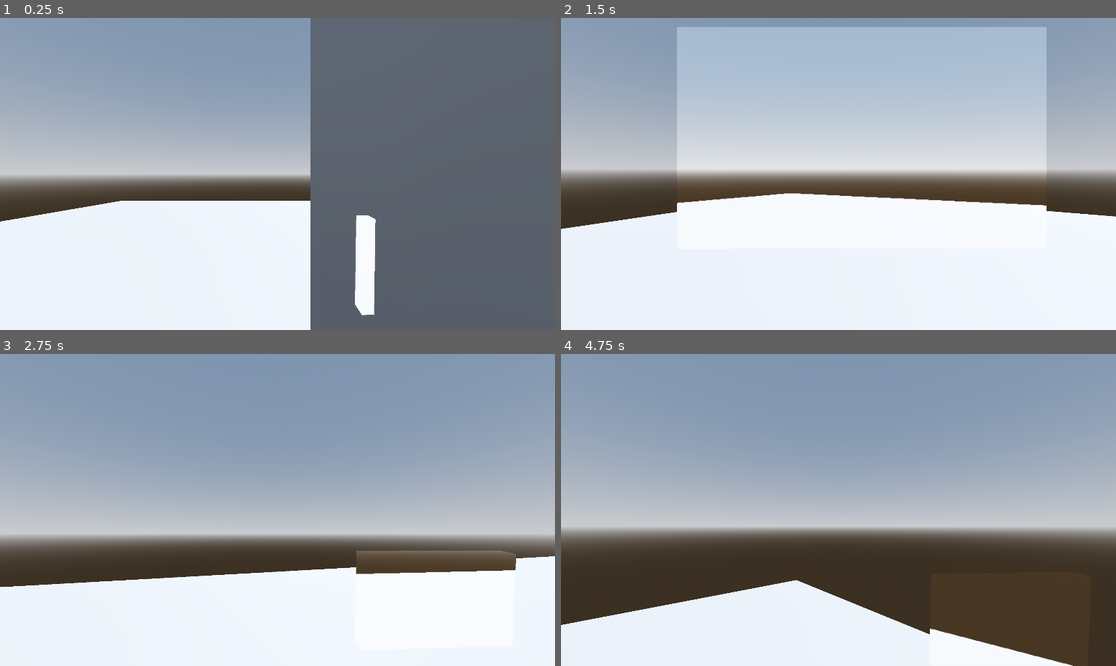
Above: before the commit, frames 1-4 (two rows, left to right).
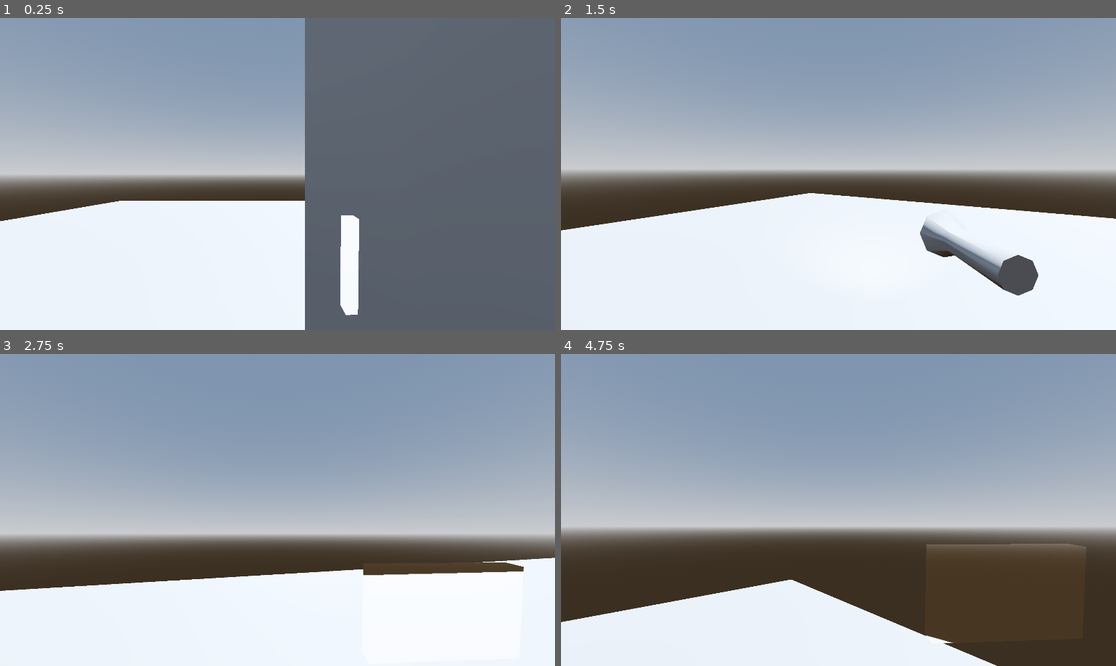
Above: after the commit, the same moments.

Repository: Project-Shipwrecking/Cave-Runner
Game: Godot game, scene res://Scenes/world.tscn
The game is run twice, just before and just after one commit, with the same random seed, the same clock (stepped at 60 frames per second) and the same inputs.
Inputs (mouse positions are in pixels of both pictures, inside the frame that each line leads up to):
- Up to frame 1 (0.25 s): no input
- Up to frame 2 (1.5 s): tap Enter at 0.5 s; move the mouse to (866, 174) at 0.52 s; hold F (flashlight) 0.53-1.28 s; hold W (forward) from 0.53 s (still down); tap Space (jump) at 0.77 s; click (866, 174) at 0.8 s; move the mouse to (810, 174) at 1.27 s; click (810, 174) at 1.35 s
- Up to frame 3 (2.75 s): keep holding W (forward); tap Space (jump) at 1.52 s; tap C (camera, bound only after the commit) at 1.55 s; move the mouse to (288, 503) at 2.02 s; hold C (camera, bound only after the commit) from 2.03 s (still down); tap 2 at 2.3 s
- Up to frame 4 (4.75 s): keep holding W (forward); move the mouse to (832, 516) at 2.77 s; release C (camera, bound only after the commit) at 2.78 s; tap 2 at 2.85 s; tap Space (jump) at 3.02, 3.77, 4.52 s; tap 3 at 3.05 s; move the mouse to (877, 513) at 3.52 s; hold 3 3.53-4.28 s; tap 4 at 3.8, 4.35 s; move the mouse to (794, 506) at 4.27 s; tap 1 at 4.55 s

The runs differ from the first frame. In frame 1, 2.8% of the frame differs, in the area x 0-68%, y 0-100%; in frame 2, 35%, in the area x 0-100%, y 2-90%; in frame 3, 1.5%; in frame 4, 2.0%.

Commit message:
Added flash to camera

Diff:
--- a/Scenes/player.tscn
+++ b/Scenes/player.tscn
@@ -1,7 +1,7 @@
 [gd_scene load_steps=10 format=3 uid="uid://c3ftr23kgwuii"]
 
 [ext_resource type="Script" uid="uid://cmkjutgy367gg" path="res://Scripts/player.gd" id="1_v0iea"]
-[ext_resource type="Script" uid="uid://4p6evgv7qwq6" path="res://Scripts/flashlight.gd" id="2_cvnsp"]
+[ext_resource type="Script" uid="uid://cibeypc3wu5rh" path="res://Scripts/head.gd" id="2_3smsa"]
 [ext_resource type="Script" uid="uid://cx0f6isccgvgm" path="res://Scripts/camera.gd" id="2_x3wgy"]
 [ext_resource type="Script" uid="uid://bgn4tk8nvqbhl" path="res://Scripts/in_game_cam.gd" id="3_6t5aa"]
 [ext_resource type="Material" uid="uid://bhqwsr4mlpvbm" path="res://Materials/shaderMaterial.tres" id="3_vgqql"]
@@ -30,6 +30,14 @@
 
 [node name="Head" type="Node3D" parent="."]
 transform = Transform3D(1, 0, 0, 0, 1, 0, 0, 0, 1, 0, 0.5, 0)
+script = ExtResource("2_3smsa")
+
+[node name="Camera" type="Camera3D" parent="Head"]
+current = true
+script = ExtResource("2_x3wgy")
+
+[node name="ShakeTimer" type="Timer" parent="Head/Camera"]
+one_shot = true
 
 [node name="InGameCam" type="MeshInstance3D" parent="Head"]
 transform = Transform3D(1, 0, 0, 0, 1, 0, 0, 0, 1, 0.511, -0.288, -0.666)
@@ -45,12 +53,18 @@
 
 [node name="CamPos" type="Marker3D" parent="Head/InGameCam"]
 
-[node name="CSGBox3D" type="CSGBox3D" parent="Head"]
+[node name="SpotLight3D" type="SpotLight3D" parent="Head/InGameCam"]
+transform = Transform3D(1, 0, 0, 0, 1, 0, 0, 0, 1, 0, 0, -0.0929347)
+light_energy = 1.5
+spot_range = 100.0
+spot_attenuation = -0.5
+spot_angle = 70.0
+
+[node name="FlashlightModel" type="CSGCombiner3D" parent="Head"]
 transform = Transform3D(1, 0, 0, 0, 1, 0, 0, 0, 1, 0.455, -0.215, -0.646)
 visible = false
-size = Vector3(0.334961, 0.329102, 0.339844)
 
-[node name="Flashlight" type="SpotLight3D" parent="Head/CSGBox3D"]
+[node name="Flashlight" type="SpotLight3D" parent="Head/FlashlightModel"]
 transform = Transform3D(1, 0, 0, 0, 1, 0, 0, 0, 1, 0, 0, -0.252062)
 light_color = Color(0.842511, 0.824904, 0.750233, 1)
 light_energy = 10.0
@@ -59,7 +73,17 @@
 spot_attenuation = 2.0
 spot_angle = 40.0
 spot_angle_attenuation = 3.0
-script = ExtResource("2_cvnsp")
+
+[node name="CSGCylinder3D" type="CSGCylinder3D" parent="Head/FlashlightModel"]
+transform = Transform3D(1, 0, 0, 0, -4.37114e-08, -1, 0, 1, -4.37114e-08, 0, 0, 0)
+radius = 0.05
+height = 0.3
+
+[node name="CSGCylinder3D2" type="CSGCylinder3D" parent="Head/FlashlightModel"]
+transform = Transform3D(1, 0, 0, 0, -4.37114e-08, -1, 0, 1, -4.37114e-08, 0, 0, -0.1)
+radius = 0.1
+height = 0.2
+cone = true
 
 [node name="LookAt" type="Marker3D" parent="Head"]
 transform = Transform3D(1, 0, 0, 0, 1, 0, 0, 0, 1, 0, 0, -10)
@@ -67,7 +91,3 @@
 [node name="IGCPlace" type="Marker3D" parent="Head"]
 transform = Transform3D(1, 0, 0, 0, 1, 0, 0, 0, 1, 0, 0, -1.00236)
 script = ExtResource("5_fkybt")
-
-[node name="Camera" type="Camera3D" parent="Head"]
-current = true
-script = ExtResource("2_x3wgy")
--- a/Scripts/camera.gd
+++ b/Scripts/camera.gd
@@ -3,73 +3,40 @@
 
 @onready var igcam := $"../InGameCam" as MeshInstance3D
 
-@export var throw_strength: float = 3.0
+@export var throw_strength: float = 5.0
 @export var return_speed: float = 5.0
 @export var elasticity: float = 1000.0
 
 
 var velocity := Vector2.ZERO
 var offset := Vector2.ZERO
+@onready var shake_timer := $ShakeTimer as Timer
 
 
+func _ready():
+	Global.taking_photo.connect(throw_camera)
+	#Global.cam_reached_marker.connect(throw_camera)
 
 func _process(delta):
 	if Input.is_key_pressed(KEY_1):
 		#_camera_shake(1, 3)
-		throw_camera()
+		throw_camera(true)
 	# spring-like motion back to center
+	if shake_timer.is_stopped(): return
 	var force = -offset * elasticity
 	velocity += force * delta
-	velocity *= 0.9  # damping
+	velocity *= 0.85  # damping
 	offset += velocity * delta
 	self.position = Vector3(offset.x, offset.y, 0)
 
 
-func throw_camera():
+func throw_camera(val:bool):
+	if val == false: return
+	await get_tree().create_timer(0.3)
+	shake_timer.start(2)
 	var random_dir = Vector2(randf() * 2 - 1, randf() * 2 - 1).normalized()
 	velocity += random_dir * throw_strength
 	await get_tree().create_timer(0.1)
-	random_dir = Vector2(randf() * 2 - 1, randf() * 2 - 1).normalized()
+	#random_dir = Vector2(randf() * 2 - 1, randf() * 2 - 1).normalized()
+	random_dir = Vector2(random_dir.y, random_dir.x)
 	velocity += random_dir * throw_strength/3
-
-#func _process(delta: float) -> void:
-	## test input
-		#_CameraShake3D._custom_shake(3, 0.05)
-#
-	#elif Input.is_key_pressed(KEY_2):
-		#_CameraShake3D._custom_shake(2, 0.1)
-#
-	#elif Input.is_key_pressed(KEY_3):
-		#_CameraShake3D._custom_shake(1, 0.25)
-		#
-	#elif Input.is_key_pressed(KEY_4):
-		#_CameraShake3D._custom_shake(0.5, 0.5)
-
-
-
-var initial_transform
-var tween
-func _camera_shake(time:float, strength:float):
-	initial_transform = self.position
-
-	tween = get_tree().create_tween()
-	var offset := Vector3(randf_range(-strength, strength), randf_range(-strength, strength), 0.0)
-	var offset2 := Vector3(randf_range(-strength/2, strength/2), randf_range(-strength/2, strength/2), 0.0)
-	tween.set_ease(Tween.EASE_OUT)
-	#tween.set_process_mode()
-	tween.set_loops(1)
-	tween.set_trans(Tween.TRANS_ELASTIC)
-	tween.set_parallel(true)
-	tween.tween_callback(_reset_pos)
-	tween.tween_property(self, "position", offset, time)
-	tween.tween_property(self, "position", Vector3(offset.y, offset.y, 0), time)
-
-	#tween.tween_callback(_reset_pos)
-
-func _reset_pos():
-	tween.stop()
-	tween.set_ease(Tween.EASE_IN_OUT)
-	tween.set_trans(Tween.TRANS_ELASTIC)
-	tween.set_parallel(false)
-	tween.tween_property(self, "position", initial_transform, 1)
-	self.position = initial_transform
--- a/Scripts/flashlight.gd
+++ /dev/null
@@ -1,5 +0,0 @@
-extends SpotLight3D
-
-func _unhandled_input(event: InputEvent) -> void:
-	if event.is_action_pressed("flashlight"):
-		visible = !visible
--- /dev/null
+++ b/Scripts/global.gd
@@ -0,0 +1,5 @@
+extends Node
+
+
+signal taking_photo(val:bool)
+signal cam_reached_marker()
--- /dev/null
+++ b/Scripts/head.gd
@@ -0,0 +1,17 @@
+extends Node3D
+
+@onready var flashlight := $FlashlightModel as CSGCombiner3D
+@onready var igcam := $InGameCam as InGameCam
+
+
+
+#TODO Get animations
+func _unhandled_input(event: InputEvent) -> void:
+	if event.is_action_pressed("flashlight"):
+		if flashlight.visible == false:
+			igcam.visible = false
+			flashlight.visible = true
+	elif event.is_action_pressed("camera"):
+		if igcam.visible == false:
+			flashlight.visible = false
+			igcam.visible = true
--- a/Scripts/in_game_cam.gd
+++ b/Scripts/in_game_cam.gd
@@ -4,6 +4,8 @@
 @onready var marker := $CamPos as Marker3D
 @onready var look_marker := $"../LookAt" as Marker3D
 @onready var portal_shader: Shader = preload("res://Shaders/in_game_cam.gdshader")
+@onready var flash := $SpotLight3D as SpotLight3D
+
 var viewport
 var current_state = State.IDLE
 var tween : Tween
@@ -17,46 +19,44 @@
 
 func _ready():
 	_set_portal_material()
+	flash.light_energy = 0
 
 func _set_portal_material():
 	viewport = $SubViewport
-	#viewport.
-	#viewport = SubViewport.new()
-	#viewport.size = get_window().size
-	#viewport.render_target_update_mode = SubViewport.UPDATE_ALWAYS
-	#viewport.render_target_clear_mode = SubViewport.CLEAR_MODE_ONCE
-	#add_child(viewport)
 	var viewport_texture = viewport.get_texture()
-
-	#cam = Camera3D.new()
-	#viewport.add_child(cam)
 
 	var material = ShaderMaterial.new()
 	material.shader = portal_shader
-	#material.set_shader_parameter("albedo", viewport.get_texture())
 	material.set_shader_parameter("albedo", viewport_texture)
-	#self.material_override = material
 	set_surface_override_material(0, material)
 
 var original_transform
 
 func start_interpolation():
-	taking_photo.emit(true)
+	if current_state != State.IDLE or self.visible == false:
+		return # Don't start if already interpolating
 
-	if current_state != State.IDLE:
-		return # Don't start if already interpolating
+	Global.taking_photo.emit(true)
+
 	var target_transform = $"../IGCPlace".transform
 	var interpolation_duration = .2
-	var delay_at_marker = .5
+	var delay_at_marker = .7
 	original_transform = transform
 	print("interpolating?")
 	current_state = State.MOVING_TO_MARKER
+
 	tween = get_tree().create_tween() # Create a new tween for each sequence
+	tween.set_parallel(true)
 	tween.tween_property(self, "transform", target_transform, interpolation_duration)\
 		.set_trans(Tween.TRANS_SINE).set_ease(Tween.EASE_IN_OUT) # Smooth start/end
+	tween.tween_property(flash, "light_energy", 1.5, 0.1)
 
-	# Chain the next steps
-	tween.tween_interval(delay_at_marker) # Wait at the marker
+	# Chain the next steps (ignore parallel)
+	tween.chain()
+	tween.tween_property(flash, "light_energy", 0, .5)\
+			.set_trans(Tween.TRANS_CUBIC).set_ease(Tween.EASE_IN_OUT)
+	tween.chain()
+	tween.tween_interval(delay_at_marker-.5) # Wait at the marker
 	tween.tween_callback(Callable(self, "_on_reached_marker")) # Call function when interval finishes
 	tween.tween_property(self, "transform", original_transform, interpolation_duration)\
 		.set_trans(Tween.TRANS_SINE).set_ease(Tween.EASE_IN_OUT)
@@ -66,13 +66,14 @@
 
 func _on_reached_marker():
 	current_state = State.AT_MARKER
-	print("Reached marker!")
+	Global.cam_reached_marker.emit()
+
 
 func _on_tween_finished():
 	current_state = State.IDLE
 	print("Returned to original!")
 	tween = null # Clear the tween reference
-	taking_photo.emit(false)
+	Global.taking_photo.emit(false)
 
 
 
--- a/Scripts/player.gd
+++ b/Scripts/player.gd
@@ -39,6 +39,7 @@
 	$Head/InGameCam.taking_photo.connect(update_photo_state)
 
 func update_photo_state(is_taking:bool):
+	if is_taking == false: print_debug("Finsihed photo")
 	taking_photo = is_taking
 
 
--- a/project.godot
+++ b/project.godot
@@ -14,6 +14,10 @@
 run/main_scene="uid://c8va5j76m16p0"
 config/features=PackedStringArray("4.4", "Forward Plus")
 config/icon="res://icon.svg"
+
+[autoload]
+
+Global="*res://Scripts/global.gd"
 
 [display]
 
@@ -85,3 +89,8 @@
 "events": [Object(InputEventMouseButton,"resource_local_to_scene":false,"resource_name":"","device":-1,"window_id":0,"a …(259 unchanged characters)…
 ]
 }
+camera={
+"deadzone": 0.2,
+"events": [Object(InputEventKey,"resource_local_to_scene":false,"resource_name":"","device":-1,"window_id":0,"alt_pressed":false,"shift_pressed":false,"ctrl_pressed":false,"meta_pressed":false,"pressed":false,"keycode":0,"physical_keycode":67,"key_label":0,"unicode":99,"location":0,"echo":false,"script":null)
+]
+}
Not shown, removed: Scripts/flashlight.gd.uid
Not shown, added: Scripts/global.gd.uid
Not shown, added: Scripts/head.gd.uid
